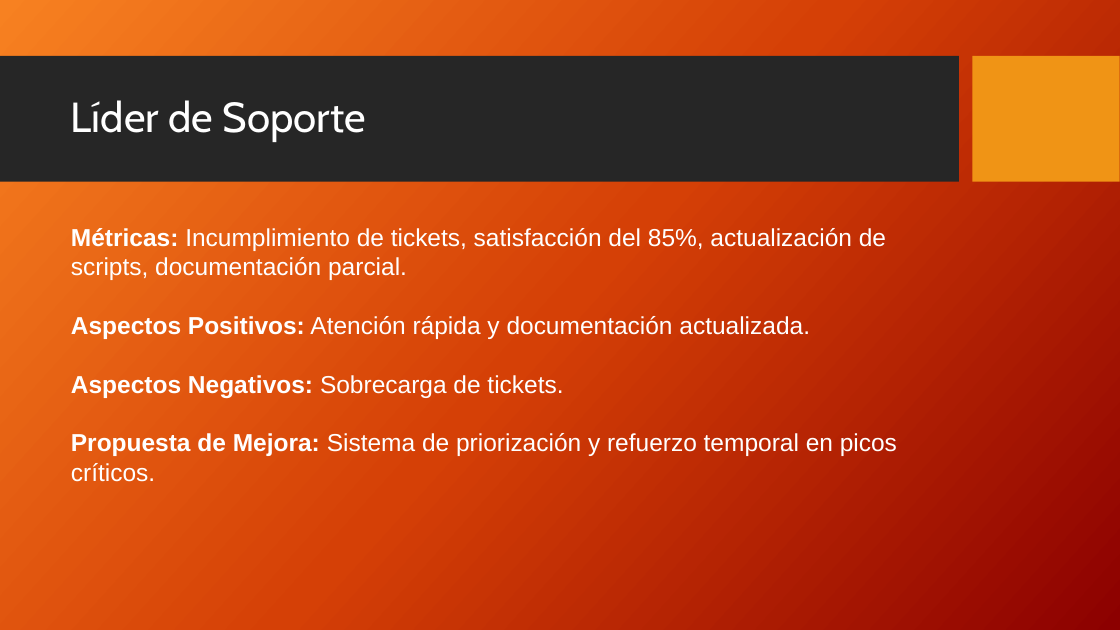
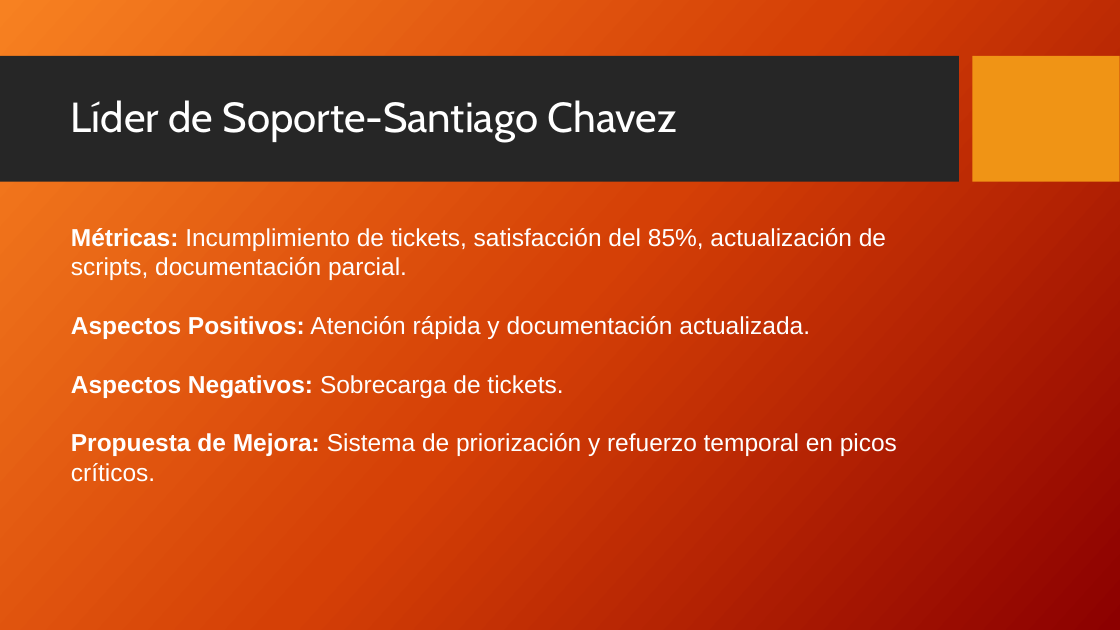
Before and after one commit to Nico2002345/PaginaIngSoftware, a slide deck: slide 10 of assets/docs/Postmortem_Proyecto_Presentacion.pptx. Drawn at 1120x630 pixels with LibreOffice and Linux fonts; fonts in the diff are those of the drawing; background and template pictures are left out. Boxes give left, top, right and bottom in pixels: in the first picture for what was removed or moved away, otherwise in the second. Text is boxed around its words. In the diff, an @@ line names an element or a change of style, - is before the commit and + after.

```diff
--- a/assets/docs/Postmortem_Proyecto_Presentacion.pptx
+++ b/assets/docs/Postmortem_Proyecto_Presentacion.pptx
@@ title at [71,100,678,142]: text changed @@
-Líder de Soporte
+Líder de Soporte-Santiago Chavez
```
Also in this commit, not shown: 8 other slides changed.
